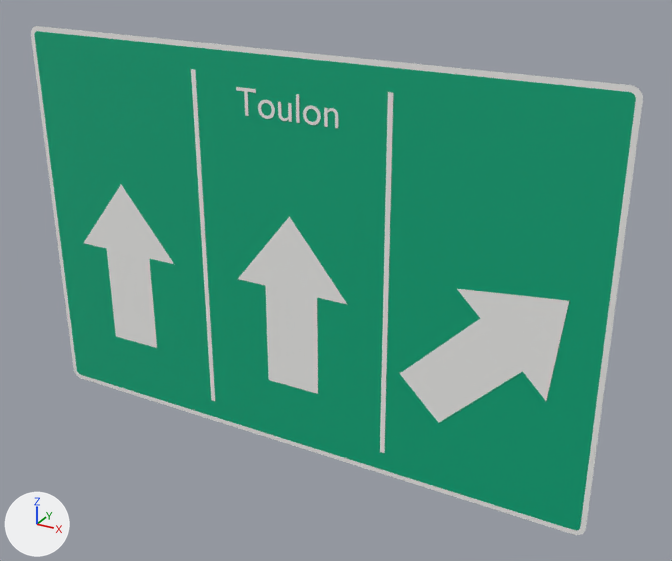
An edit to the glTF model panneaux/06_D_direction/Da41e.glb, drawn before and after from the same camera.
Both versions are drawn from a camera (50 mm lens) standing at (1.71, -2.76, 1.36) and looking at (0.16, 0.06, -0.05). The axes (+X, +Y, +Z) are drawn at lower left. The lights are the same throughout. The older version comes first. Where no turn or scale is listed for an object, it has been applied to the vertices. Vertices at exactly the same position are counted once.

In view in the first picture: 'Da41e_cadre00', 'Da41e_fond01', 'Da41e_sep03', 'Da41e_sep05', 'Da41e_txt07', 'Da41e_v02', 'Da41e_v04', 'Da41e_v06' and 1 more.
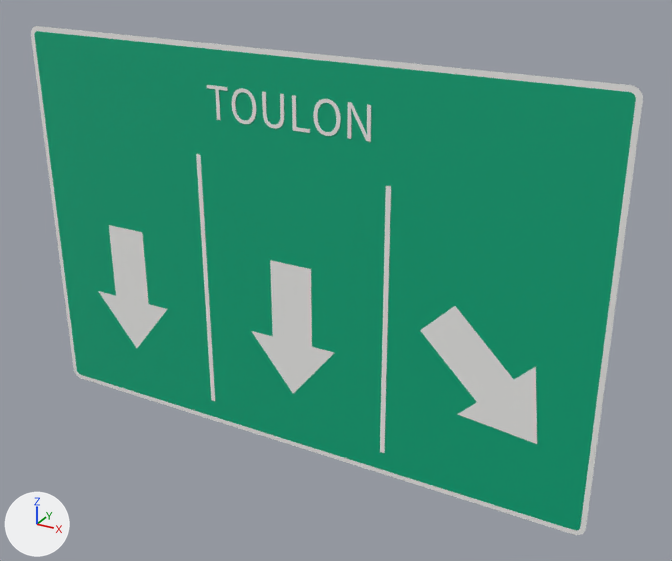
Pixel boxes (x1, y1, x2, y2) of what changed, in the pictures (672 x 561 px; the box of a moved part takes in the faces that stretch with it):
'Da41e_v06', moved, turned, rescaled: before (400, 289, 569, 423); after (420, 306, 537, 444)
'Da41e_v04', reshaped (25% narrower, 25% shorter): before (238, 217, 348, 394); after (252, 260, 334, 393)
'Da41e_v02', reshaped (23% narrower, 24% shorter): before (84, 185, 174, 348); after (98, 225, 167, 348)
'Da41e_txt07', reshaped (60% wider, 38% taller): before (236, 87, 338, 128); after (207, 85, 371, 142)
'Da41e_sep05', moved, rescaled (14% narrower, 26% shorter): before (380, 92, 393, 453); after (380, 186, 391, 453)
'Da41e_sep03', moved, rescaled (20% narrower, 26% shorter): before (191, 69, 215, 401); after (196, 154, 215, 401)
part 3 of me_t_133, rebuilt (19% wider, 23% taller): before (236, 87, 256, 116); after (232, 88, 256, 124)
part 4 of me_t_133, added: after (262, 92, 284, 129)
part 5 of me_t_133, added: after (347, 102, 371, 142)
part 6 of me_t_133, added: after (207, 85, 228, 120)
part 7 of me_t_133, deleted: before (258, 100, 275, 119)
part 8 of me_t_133, deleted: before (324, 108, 338, 128)
part 9 of me_t_133, deleted: before (278, 102, 292, 122)
part 10 of me_t_133, deleted: before (296, 94, 300, 123)
part 11 of me_t_133, moved or reshaped: before (303, 105, 321, 125); after (292, 95, 341, 136)

The change, as a diff of the scene's bpy script:
```diff
--- a/panneaux/06_D_direction/Da41e.glb.py
+++ b/panneaux/06_D_direction/Da41e.glb.py
@@ me_sep_028 @@
-me_sep_028.from_pydata(...)  # 8 vertices, 12 faces; spans x -0.41..-0.39, y 0.0, z -0.7..0.7
+me_sep_028.from_pydata(...)  # 8 vertices, 12 faces; spans x -0.41..-0.39, y 0.0, z -0.7..0.38
+# me_sep_028 part 1: the whole mesh is scaled about its middle by (1, 1, 0.771), then moved by (0.0, 0.0, -0.16)
 me_sep_028.materials.append(mat_blanc_retro)
@@ me_sep_029 @@
-me_sep_029.from_pydata(...)  # 8 vertices, 12 faces; spans x 0.39..0.41, y 0.0, z -0.7..0.7
+me_sep_029.from_pydata(...)  # 8 vertices, 12 faces; spans x 0.39..0.41, y 0.0, z -0.7..0.38
+# me_sep_029 part 2: the whole mesh is scaled about its middle by (1, 1, 0.771), then moved by (0.0, 0.0, -0.16)
 me_sep_029.materials.append(mat_blanc_retro)
@@ me_t_133 @@
-me_t_133.from_pydata(...)  # 634 vertices, 1252 faces; spans x -0.212..0.206, y 0.0, z -0.045..0.056
+me_t_133.from_pydata(...)  # 596 vertices, 1176 faces; spans x -0.342..0.33, y 0.0, z -0.077..0.053
+# me_t_133 part 3: the loose piece of 16 vertices spanning x -0.212..-0.129, y 0.0, z -0.044..0.056 is rebuilt with 192 vertices and now spans x -0.235..-0.128, y 0.0, z -0.077..0.053
+# me_t_133 part 4: a new loose piece of 108 vertices spanning x -0.102..-0.012, y 0.0, z -0.077..0.051, in mat_blanc_retro (white #f3f3f1)
+# me_t_133 part 5: a new loose piece of 76 vertices spanning x 0.241..0.33, y 0.0, z -0.074..0.051, in mat_blanc_retro (white #f3f3f1)
+# me_t_133 part 6: a new loose piece of 16 vertices spanning x -0.342..-0.25, y 0.0, z -0.074..0.051, in mat_blanc_retro (white #f3f3f1)
+# me_t_133 part 7: the loose piece of 192 vertices spanning x -0.121..-0.05, y 0.0, z -0.045..0.023 is deleted
+# me_t_133 part 8: the loose piece of 114 vertices spanning x 0.15..0.206, y 0.0, z -0.044..0.023 is deleted
+# me_t_133 part 9: the loose piece of 112 vertices spanning x -0.036..0.019, y 0.0, z -0.045..0.022 is deleted
+# me_t_133 part 10: the loose piece of 8 vertices spanning x 0.038..0.051, y 0.0, z -0.044..0.056 is deleted
+# me_t_133 part 11: 2 vertices moved within x 0.123, y 0.0, z -0.011; 190 vertices removed from x 0.066..0.136, y 0.0, z -0.045..0.023; 202 vertices added at x 0.022..0.214, y 0.0, z -0.077..0.053
 me_t_133.materials.append(mat_blanc_retro)
@@ me_v_042 @@
-me_v_042.from_pydata(...)  # 14 vertices, 24 faces; spans x -1.045..-0.555, y 0.0, z -0.52..0.2
+me_v_042.from_pydata(...)  # 14 vertices, 24 faces; spans x -0.99..-0.61, y 0.0, z -0.552..0.008
+# me_v_042 part 12: the whole mesh is rebuilt
 me_v_042.materials.append(mat_blanc_retro)
@@ me_v_043 @@
-me_v_043.from_pydata(...)  # 14 vertices, 24 faces; spans x -0.245..0.245, y 0.0, z -0.52..0.2
+me_v_043.from_pydata(...)  # 14 vertices, 24 faces; spans x -0.19..0.19, y 0.0, z -0.552..0.008
+# me_v_043 part 13: the whole mesh is rebuilt
 me_v_043.materials.append(mat_blanc_retro)
@@ me_v_044 @@
-me_v_044.from_pydata(...)  # 14 vertices, 24 faces; spans x 0.464..1.055, y 0.0, z -0.496..0.095
+me_v_044.from_pydata(...)  # 14 vertices, 24 faces; spans x 0.539..0.998, y 0.0, z -0.47..-0.011
+# me_v_044 part 14: the whole mesh is turned 90 degrees about the y axis through its middle and scaled by 0.778, then moved by (0.009, 0.0, -0.04)
 me_v_044.materials.append(mat_blanc_retro)
```
